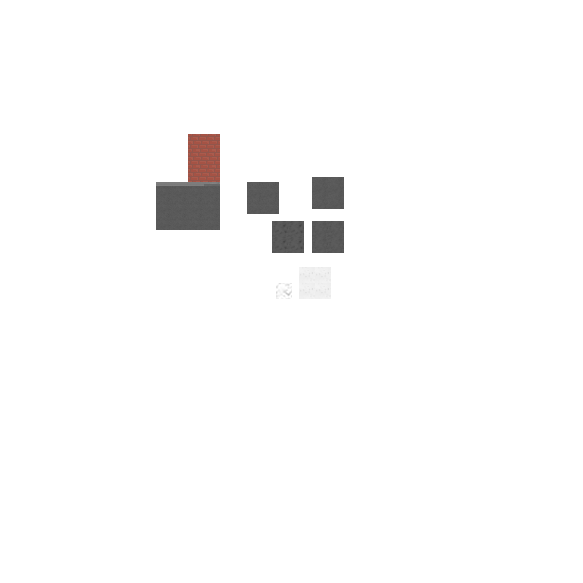
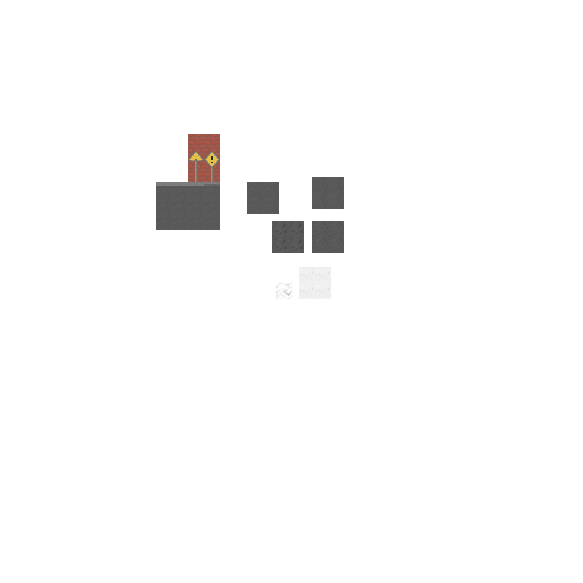
Layers edited between the first and the second 583px x 583px image:
added layer "Layer 37" above "Layer 36" over [left=204, top=151, right=220, bottom=182]
added layer "Layer 36" above "Layer 27" over [left=188, top=151, right=204, bottom=182]
